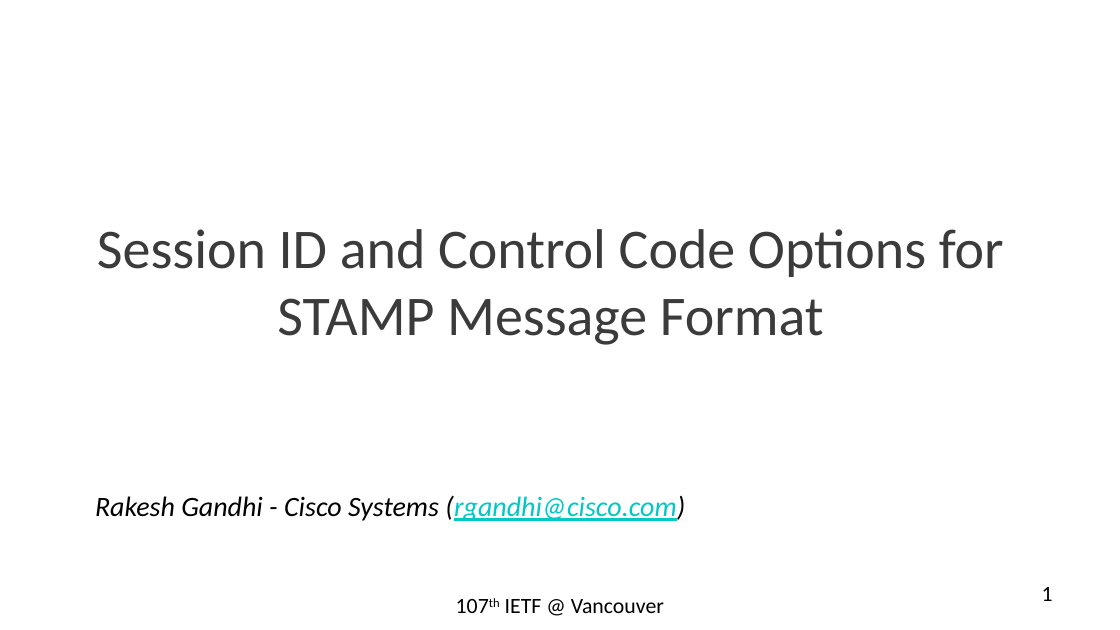
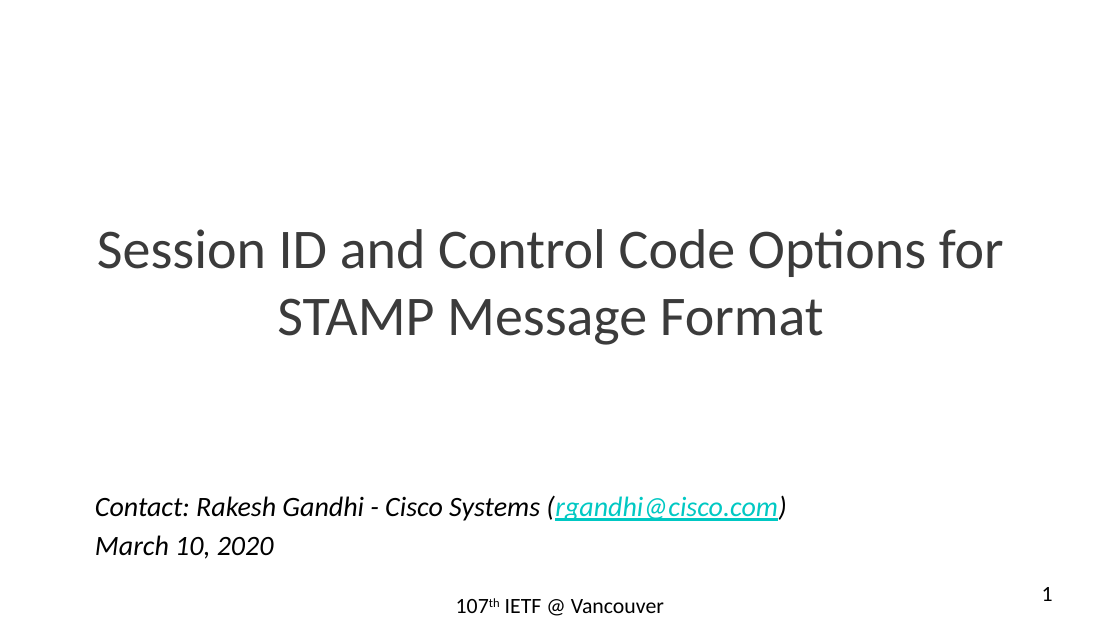
Before and after one commit to rakgandhi/ietf-public, a slide deck: slide 1 of stamp-session-id-rev1.pptx. Drawn at 1120x630 pixels with LibreOffice and Linux fonts; fonts in the diff are those of the drawing. Boxes give left, top, right and bottom in pixels: in the first picture for what was removed or moved away, otherwise in the second. Text is boxed around its words. In the diff, an @@ line names an element or a change of style, - is before the commit and + after.

```diff
--- a/stamp-session-id-rev1.pptx
+++ b/stamp-session-id-rev1.pptx
@@ text at (95,495,786,559): text changed @@
-Rakesh Gandhi - Cisco Systems (rgandhi@cisco.com)
+Contact: Rakesh Gandhi - Cisco Systems (rgandhi@cisco.com)
+March 10, 2020
```
Also in this commit, not shown: 4 other slides changed, 1 other file.
